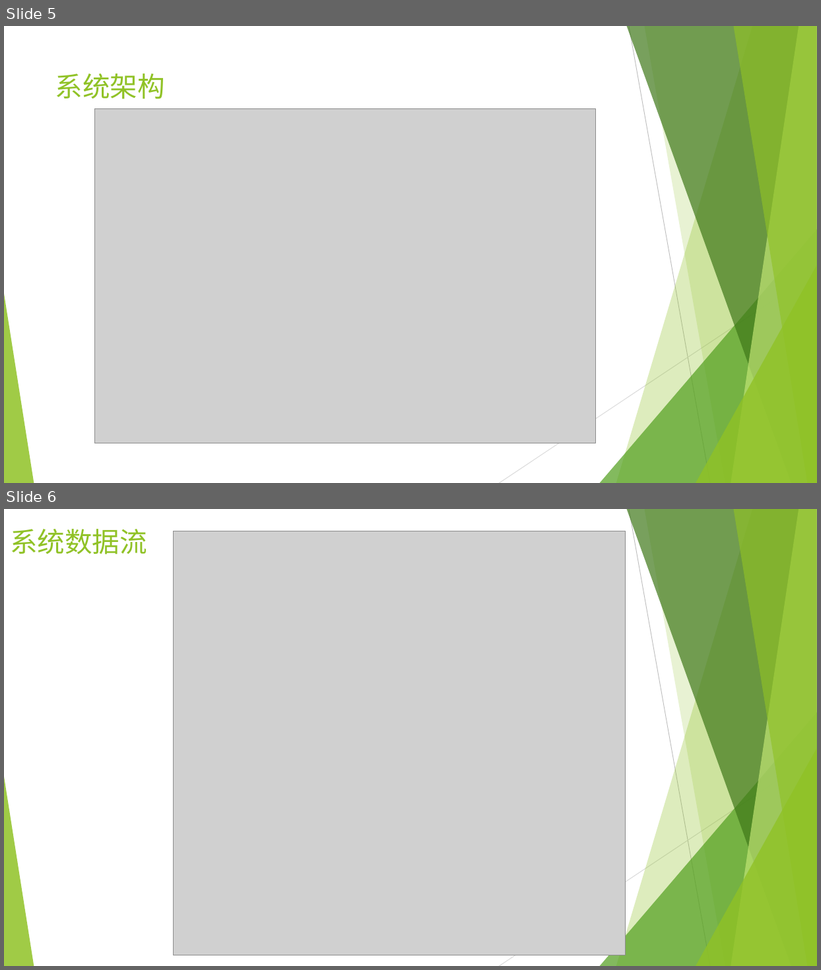
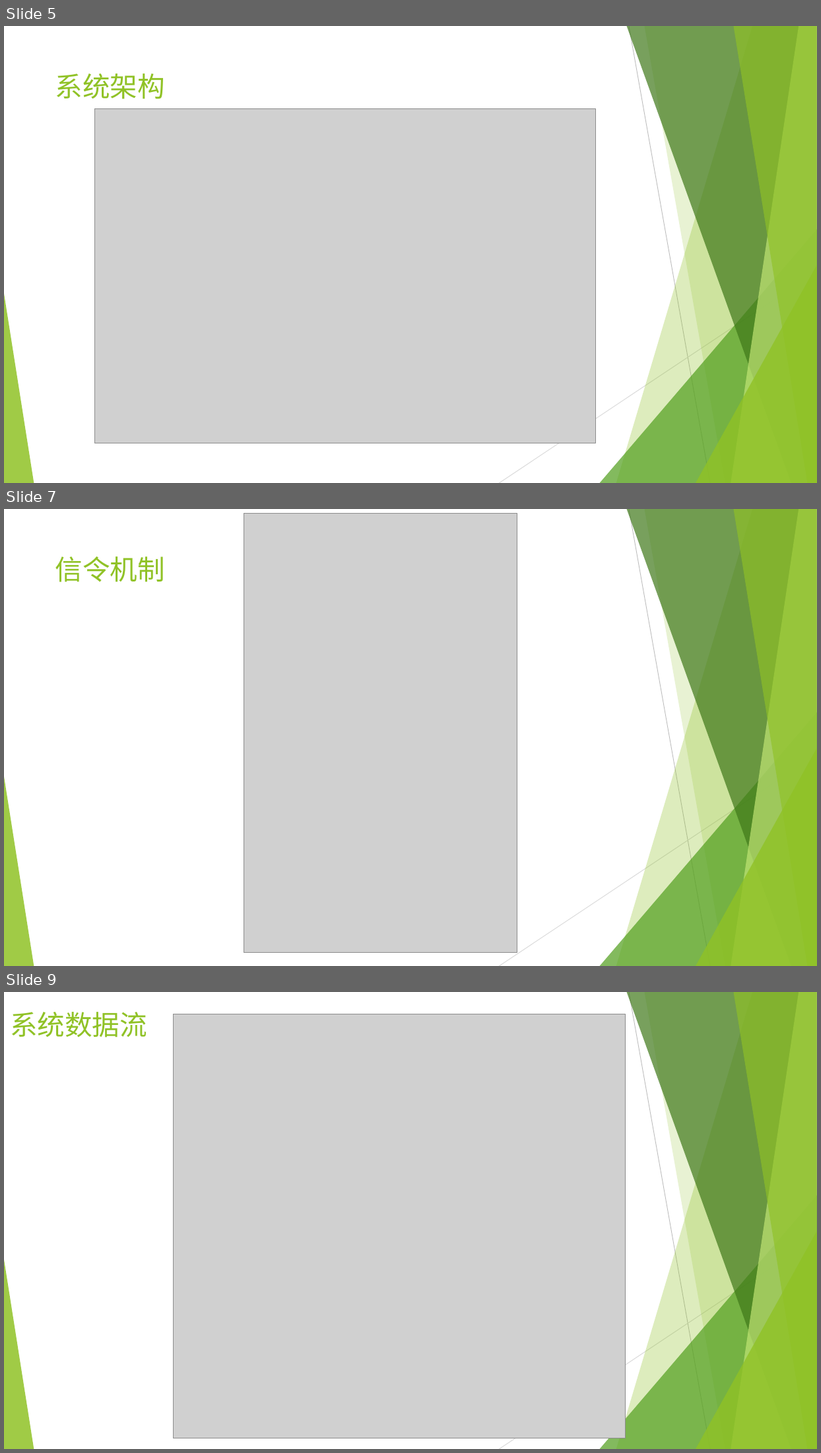
Before and after one commit to pangyongkun/graduate, a slide deck: 毕设答辩.pptx. Shown one above the other, each under a label of ours: slides 5 and 6 before the commit, slides 5, 7 and 9 after it; the slides between them are not shown. The pictures are 821x970 and 821x1453 pixels, drawn with LibreOffice and Linux fonts; fonts in the diff are those of the drawing; grey boxes stand for pictures. Boxes give left, top, right and bottom in pixels: in the first picture for what was removed or moved away, otherwise in the second. Text is boxed around its words. In the diff, an @@ line names an element or a change of style, - is before the commit and + after.

```diff
--- a/毕设答辩.pptx
+++ b/毕设答辩.pptx
@@ slide 7 added at (4, 509, 817, 966), background #FFFFFF; not listed: 10 template elements that a slide beside it also shows @@
@@ picture added at (244, 514, 517, 953) @@
@@ title added at (55, 557, 165, 582), 32.4 pt, text #90C226 @@
+信令机制
@@ what was slide 6 is now slide 9 @@
```
Also in this commit, not shown: 2 other slides added, 2 other files.
